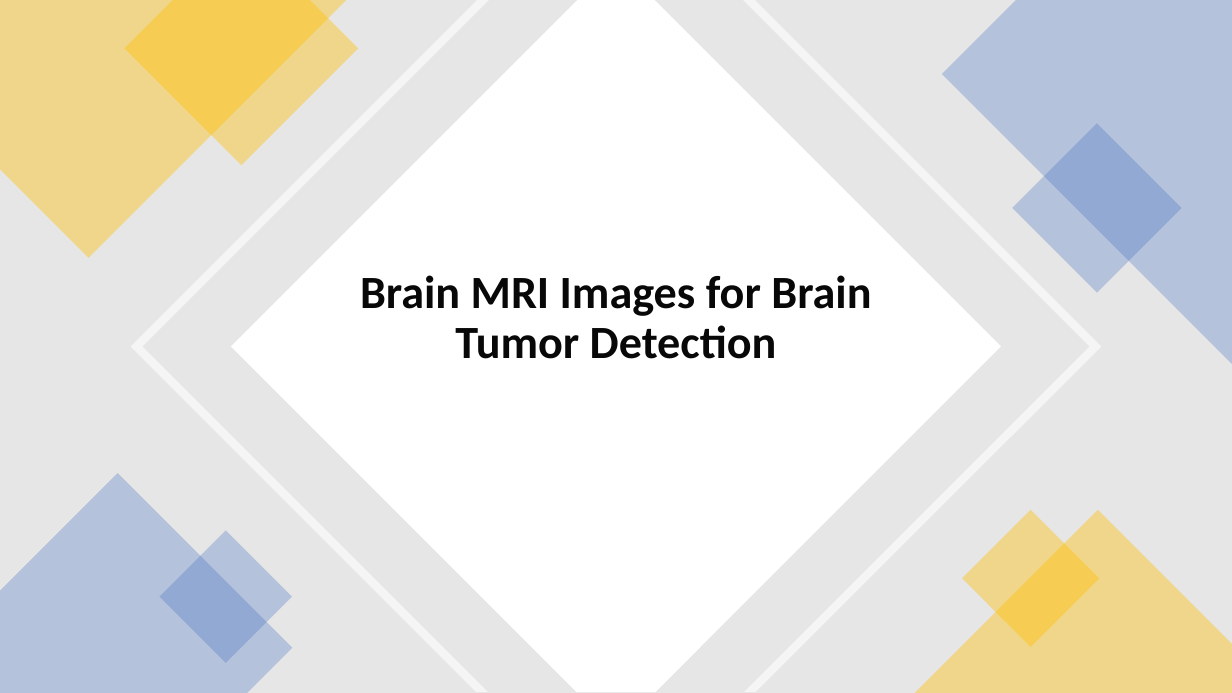
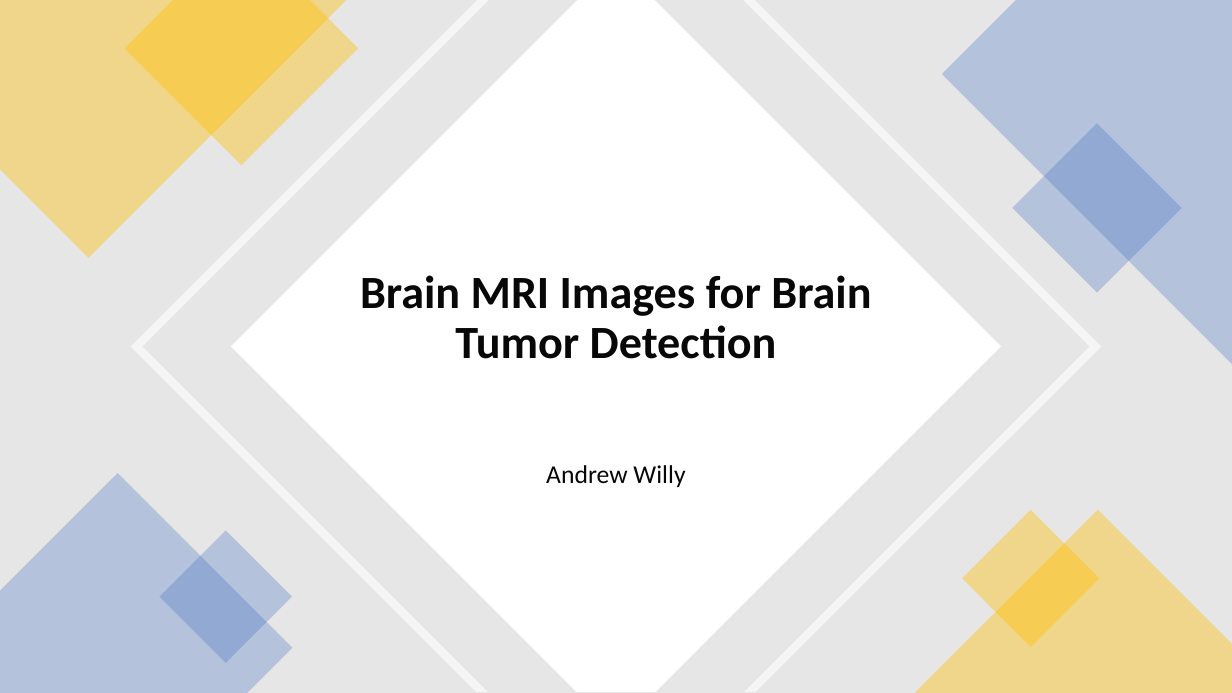
Before and after one commit to Sebercheres/Deep_Learning_Final_Project, a slide deck: slide 1 of Brain MRI Images for Brain Tumor Detection.pptx. Drawn at 1232x693 pixels with LibreOffice and Linux fonts; fonts in the diff are those of the drawing. Boxes give left, top, right and bottom in pixels: in the first picture for what was removed or moved away, otherwise in the second. Text is boxed around its words. In the diff, an @@ line names an element or a change of style, - is before the commit and + after.

```diff
--- a/Brain MRI Images for Brain Tumor Detection.pptx
+++ b/Brain MRI Images for Brain Tumor Detection.pptx
@@ subtitle added at <box>546,465,685,487</box>, 20 pt, text #080808 @@
+Andrew Willy
```
Also in this commit, not shown: 2 other slides changed, 13 slides added, 1 other file.
